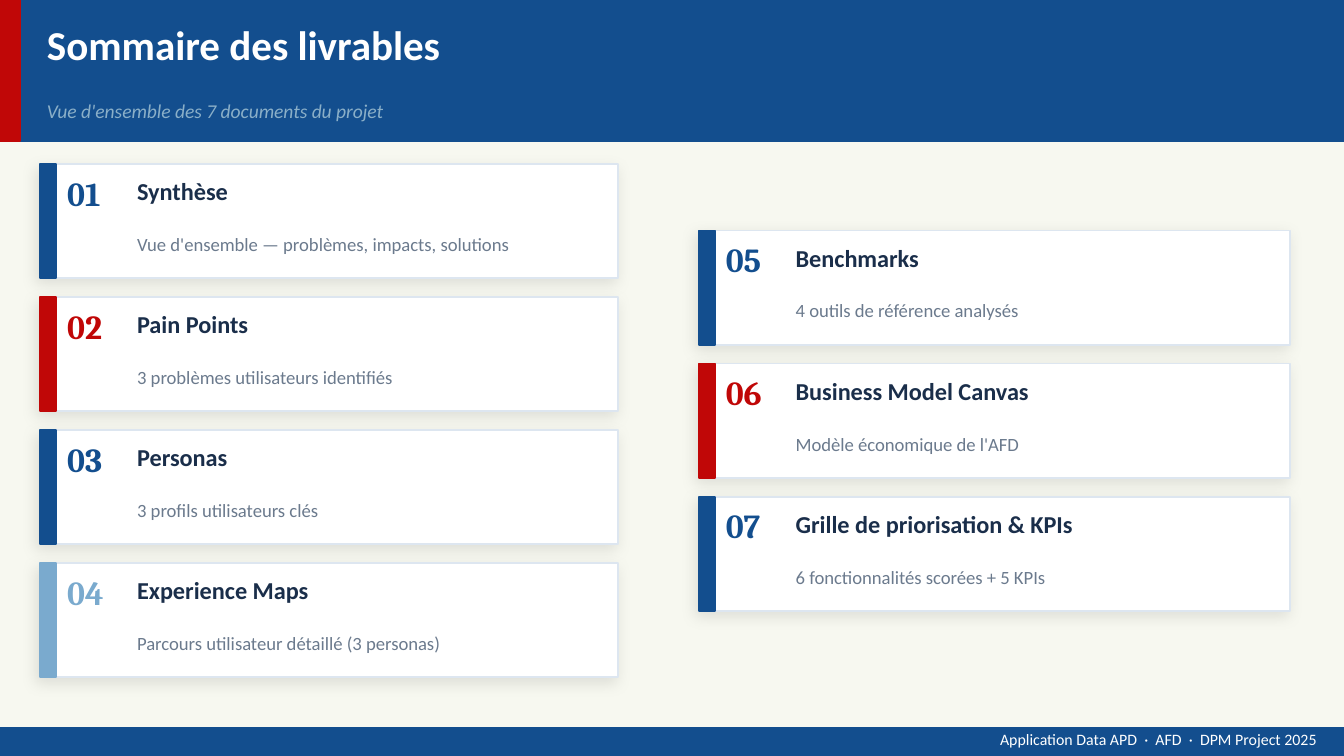
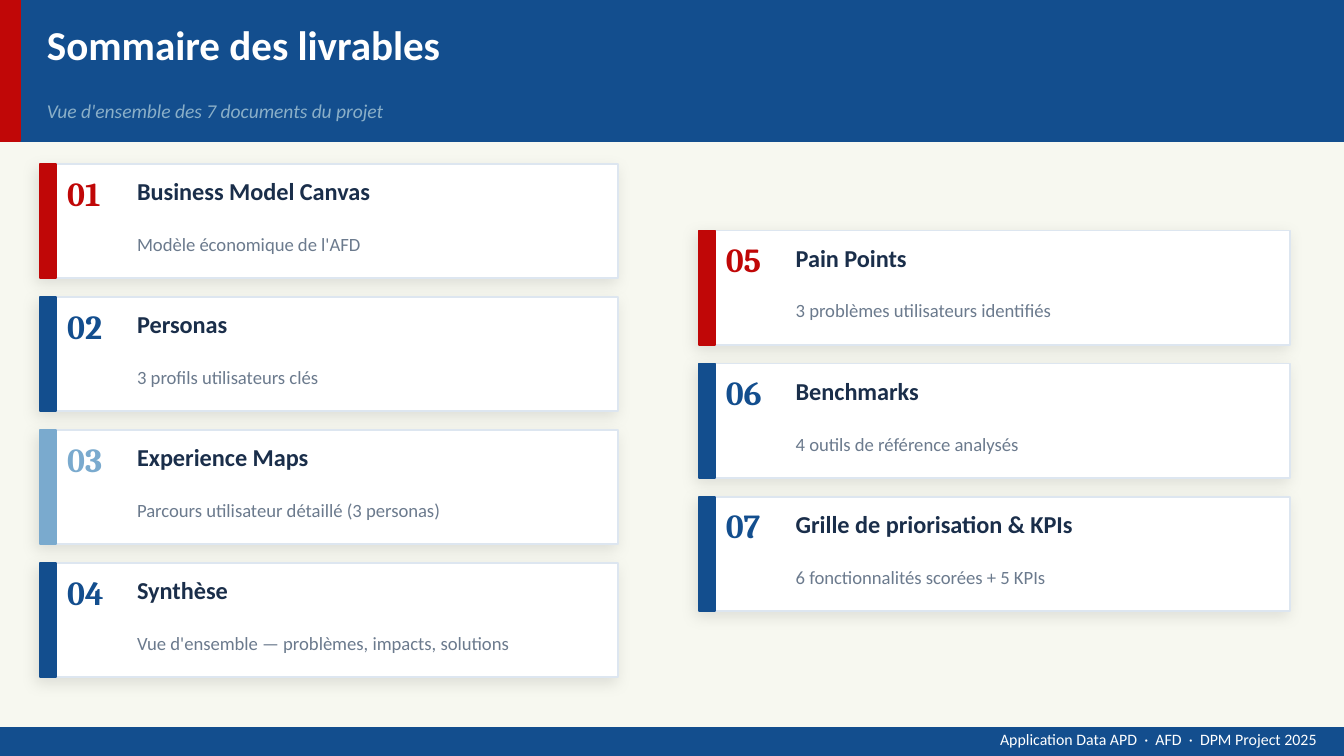
Before and after one commit to llecorps/liora_dpm_apd, a slide deck: slide 2 of presentation/Présentation_AFD_APD.pptx. Drawn at 1344x756 pixels with LibreOffice and Linux fonts; fonts in the diff are those of the drawing. Boxes give left, top, right and bottom in pixels: in the first picture for what was removed or moved away, otherwise in the second. Text is boxed around its words. In the diff, an @@ line names an element or a change of style, - is before the commit and + after.

```diff
--- a/presentation/Présentation_AFD_APD.pptx
+++ b/presentation/Présentation_AFD_APD.pptx
@@ rectangle at box(40, 164, 56, 278): fill #134E8E to #C00707; outline #134E8E 1 pt to #C00707 1 pt @@
@@ text "01" at box(67, 183, 100, 207): text colour #134E8E to #C00707 @@
@@ text at box(137, 183, 370, 200): text changed @@
-Synthèse
+Business Model Canvas
@@ text at box(137, 238, 360, 254): text changed @@
-Vue d'ensemble — problèmes, impacts, solutions
+Modèle économique de l'AFD
@@ rectangle at box(699, 231, 715, 345): fill #134E8E to #C00707; outline #134E8E 1 pt to #C00707 1 pt @@
@@ text "05" at box(726, 249, 761, 273): text colour #134E8E to #C00707 @@
@@ text at box(796, 250, 906, 267): text changed @@
-Benchmarks
+Pain Points
@@ rectangle at box(40, 297, 56, 411): fill #C00707 to #134E8E; outline #C00707 1 pt to #134E8E 1 pt @@
@@ text "02" at box(67, 316, 102, 340): text colour #C00707 to #134E8E @@
@@ text at box(137, 317, 227, 333): text changed @@
-Pain Points
+Personas
@@ text at box(796, 304, 1051, 320): text changed @@
-4 outils de référence analysés
+3 problèmes utilisateurs identifiés
@@ text at box(137, 371, 318, 387): text changed @@
-3 problèmes utilisateurs identifiés
+3 profils utilisateurs clés
@@ rectangle at box(699, 364, 715, 478): fill #C00707 to #134E8E; outline #C00707 1 pt to #134E8E 1 pt @@
@@ text "06" at box(726, 382, 762, 406): text colour #C00707 to #134E8E @@
@@ text at box(796, 383, 919, 400): text changed @@
-Business Model Canvas
+Benchmarks
@@ rectangle at box(40, 430, 56, 544): fill #134E8E to #7AAACE; outline #134E8E 1 pt to #7AAACE 1 pt @@
@@ text "03" at box(67, 449, 102, 472): text colour #134E8E to #7AAACE @@
@@ text at box(137, 449, 309, 470): text changed @@
-Personas
+Experience Maps
@@ text at box(796, 438, 1019, 454): text changed @@
-Modèle économique de l'AFD
+4 outils de référence analysés
@@ text at box(137, 503, 440, 520): text changed @@
-3 profils utilisateurs clés
+Parcours utilisateur détaillé (3 personas)
@@ rectangle at box(40, 563, 56, 677): fill #7AAACE to #134E8E; outline #7AAACE 1 pt to #134E8E 1 pt @@
@@ text "04" at box(67, 582, 103, 606): text colour #7AAACE to #134E8E @@
@@ text at box(137, 582, 228, 603): text changed @@
-Experience Maps
+Synthèse
@@ text at box(137, 637, 509, 653): text changed @@
-Parcours utilisateur détaillé (3 personas)
+Vue d'ensemble — problèmes, impacts, solutions
```
Also in this commit, not shown: 5 other slides changed, 2 slides added, 2 slides removed.
